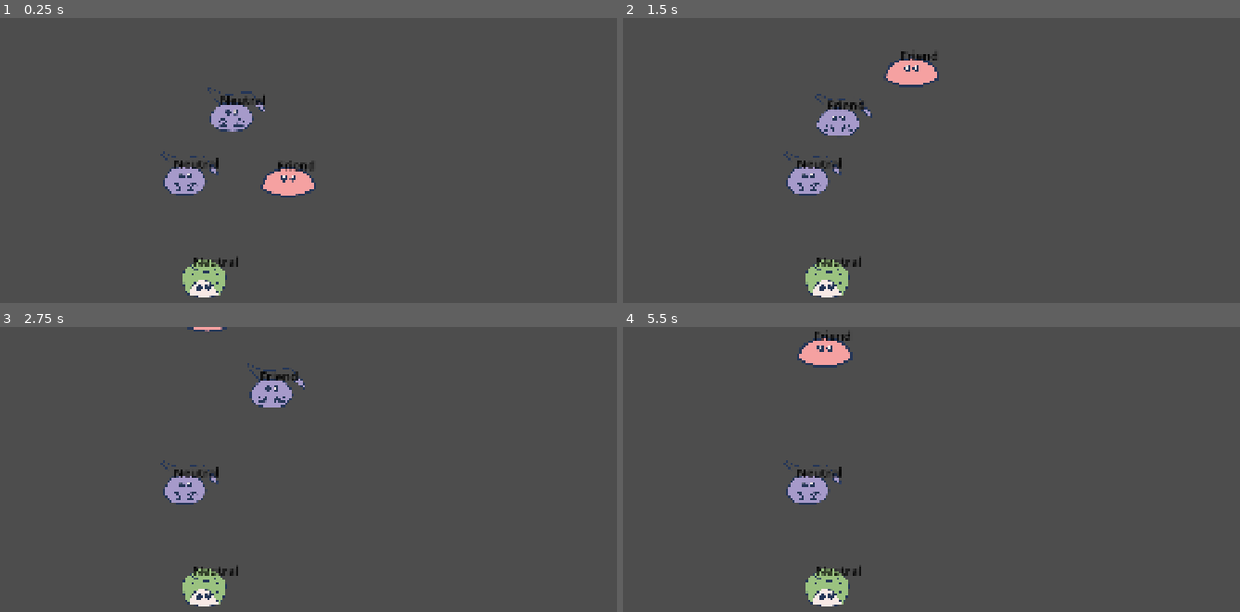
Above: before the commit, frames 1-4 (two rows, left to right).
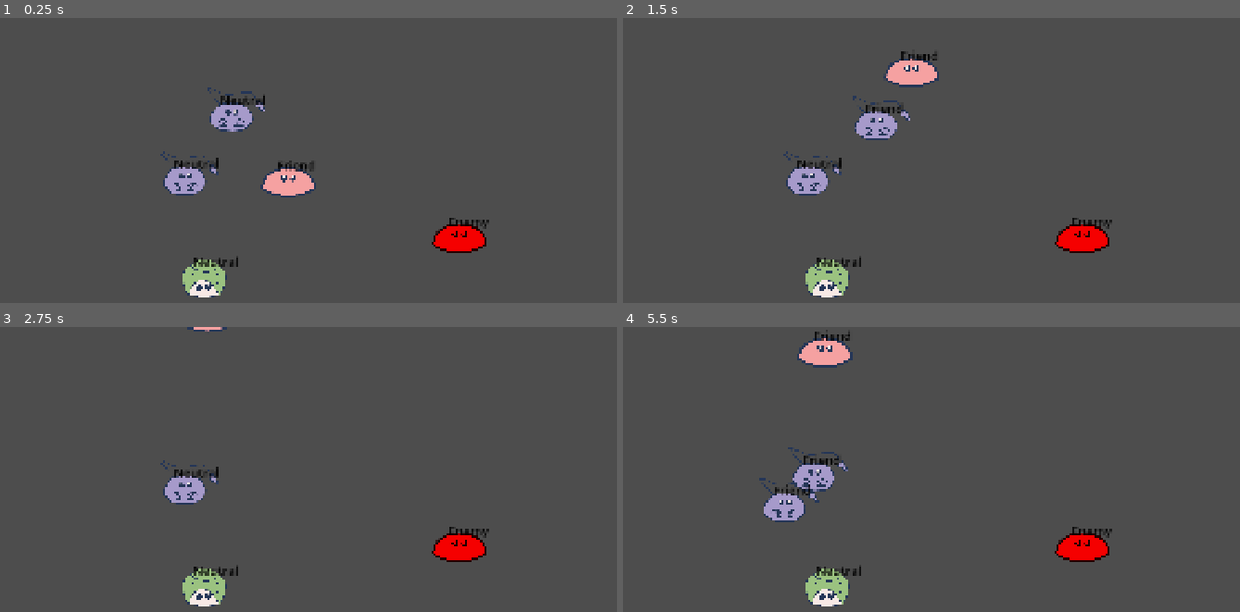
Above: after the commit, the same moments.

Repository: rinevard/SwarmSurge
Game: Godot game, scene res://scenes/main.tscn
Same seed, same stepped clock (60 frames per second), same inputs: the game is played once before the commit and once after it.
Inputs:
- Up to frame 1 (0.25 s): no input
- Up to frame 2 (1.5 s): tap Enter at 0.5 s; hold W (up) from 0.53 s (still down)
- Up to frame 3 (2.75 s): release W (up) at 2.03 s; hold A (left) from 2.03 s (still down)
- Up to frame 4 (5.5 s): release A (left) at 3.53 s; hold S (down) 3.53-4.28 s; hold D (right) 4.28-5.03 s; hold W (up) from 5.03 s (still down)

The runs differ from the first frame. In frame 1, 0.8% of the frame differs, in the area x 69-80%, y 70-83%; in frame 2, 2.1%; in frame 3, 1.5%; in frame 4, 2.3%, in the area x 22-80%, y 42-83%.

Commit message:
子弹射击

Diff:
--- a/scenes/creatures/base_creature.tscn
+++ b/scenes/creatures/base_creature.tscn
@@ -33,3 +33,6 @@
 [connection signal="area_entered" from="NeutralCreatureDetector" to="NeutralCreatureDetector" method="_on_area_entered"]
 [connection signal="neutral_creature_detected" from="NeutralCreatureDetector" to="." method="_on_neutral_creature_detected"]
 [connection signal="area_entered" from="OpponentDetector" to="OpponentDetector" method="_on_area_entered"]
+[connection signal="area_exited" from="OpponentDetector" to="OpponentDetector" method="_on_area_exited"]
+[connection signal="opponent_creature_detected" from="OpponentDetector" to="." method="_on_opponent_creature_detected"]
+[connection signal="opponent_creature_exited" from="OpponentDetector" to="." method="_on_opponent_creature_exited"]
--- a/scenes/creatures/enemy_master.tscn
+++ b/scenes/creatures/enemy_master.tscn
@@ -1,8 +1,18 @@
-[gd_scene load_steps=4 format=3 uid="uid://betv6hrnya64x"]
+[gd_scene load_steps=7 format=3 uid="uid://betv6hrnya64x"]
 
 [ext_resource type="PackedScene" uid="uid://b031ffqlibkfg" path="res://scenes/creatures/base_creature.tscn" id="1_s0yiq"]
 [ext_resource type="Script" uid="uid://f4wyb40jr5e1" path="res://scripts/creatures/enemy_master.gd" id="2_y5iur"]
 [ext_resource type="Texture2D" uid="uid://baidxml36re64" path="res://assets/art/creatures.png" id="3_enc81"]
+
+[sub_resource type="CircleShape2D" id="CircleShape2D_enc81"]
+radius = 100.0
+
+[sub_resource type="CircleShape2D" id="CircleShape2D_lhcut"]
+radius = 200.0
+
+[sub_resource type="CapsuleShape2D" id="CapsuleShape2D_enc81"]
+radius = 36.0
+height = 136.0
 
 [node name="EnemyMaster" instance=ExtResource("1_s0yiq")]
 script = ExtResource("2_y5iur")
@@ -15,3 +25,13 @@
 texture = ExtResource("3_enc81")
 region_enabled = true
 region_rect = Rect2(119, 886, 567, 316)
+
+[node name="CollisionShape2D" type="CollisionShape2D" parent="NeutralCreatureDetector" index="0"]
+shape = SubResource("CircleShape2D_enc81")
+
+[node name="CollisionShape2D" type="CollisionShape2D" parent="OpponentDetector" index="0"]
+shape = SubResource("CircleShape2D_lhcut")
+
+[node name="CollisionShape2D" type="CollisionShape2D" parent="GroupDetectedArea" index="0"]
+rotation = 1.57079
+shape = SubResource("CapsuleShape2D_enc81")
--- a/scenes/game.tscn
+++ b/scenes/game.tscn
@@ -1,11 +1,14 @@
-[gd_scene load_steps=5 format=3 uid="uid://c1r25yahmaosa"]
+[gd_scene load_steps=7 format=3 uid="uid://c1r25yahmaosa"]
 
+[ext_resource type="Script" uid="uid://q3i5mc3m878" path="res://scripts/game.gd" id="1_iywne"]
 [ext_resource type="PackedScene" uid="uid://cxgtvurlejghu" path="res://scenes/creatures/swarm_master.tscn" id="1_yqjtg"]
 [ext_resource type="PackedScene" uid="uid://ditlm5gtv4akf" path="res://scenes/creatures/scorpion.tscn" id="2_lnu2h"]
 [ext_resource type="PackedScene" uid="uid://cml547fqhdb8g" path="res://scenes/creatures/turtle.tscn" id="3_lnu2h"]
 [ext_resource type="Script" uid="uid://ba353gqvka8" path="res://scripts/bullet_handler.gd" id="4_lbhrr"]
+[ext_resource type="PackedScene" uid="uid://betv6hrnya64x" path="res://scenes/creatures/enemy_master.tscn" id="5_p57ef"]
 
 [node name="Game" type="Node2D"]
+script = ExtResource("1_iywne")
 
 [node name="Creatures" type="Node2D" parent="."]
 
@@ -21,6 +24,9 @@
 [node name="Scorpion2" parent="Creatures" instance=ExtResource("2_lnu2h")]
 position = Vector2(793, 255)
 
+[node name="EnemyMaster" parent="Creatures" instance=ExtResource("5_p57ef")]
+position = Vector2(1384, 571)
+
 [node name="BulletHandler" type="Node2D" parent="."]
 script = ExtResource("4_lbhrr")
 metadata/_edit_lock_ = true
--- a/scripts/bullet_handler.gd
+++ b/scripts/bullet_handler.gd
@@ -2,5 +2,6 @@
 class_name BulletHandler
 
 func create_bullet(p_global_position: Vector2, p_velocity: Vector2, p_group: Global.GROUP) -> void:
+	print("create bullet!")
 	var bullet: ScorpBullet = ScorpBullet.new_bullet(p_global_position, p_velocity, p_group)
 	add_child(bullet)
--- a/scripts/creatures/base_creature.gd
+++ b/scripts/creatures/base_creature.gd
@@ -20,30 +20,20 @@
 		# 中立阵营不检测
 		Global.GROUP.NEUTRAL:
 			neutral_creature_detector.set_deferred("monitoring", false)
-			_update_opponent_detector_by_group(group)
-			_update_detected_area_by_group(group)
+			_update_opponent_detector_by_group()
+			_update_detected_area_by_group()
 		Global.GROUP.FRIEND:
 			neutral_creature_detector.set_deferred("monitoring", true)
-			_update_opponent_detector_by_group(group)
-			_update_detected_area_by_group(group)
+			_update_opponent_detector_by_group()
+			_update_detected_area_by_group()
 		Global.GROUP.ENEMY:
 			neutral_creature_detector.set_deferred("monitoring", true)
-			_update_opponent_detector_by_group(group)
-			_update_detected_area_by_group(group)
+			_update_opponent_detector_by_group()
+			_update_detected_area_by_group()
 
-## 把中立阵营的 creature 加入自己的聚落中
-func _on_neutral_creature_detected(creature: BaseCreature) -> void:
-	if group == Global.GROUP.NEUTRAL:
-		return
-	if swarm_master:
-		# 老大有人来了喵
-		swarm_master.add_swarm_part(creature)
-	else:
-		creature.update_group(group, self)
-
-func _update_opponent_detector_by_group(p_group: Global.GROUP) -> void:
+func _update_opponent_detector_by_group() -> void:
 	# 2: neutral, 5: friend, 6: enemy
-	match p_group:
+	match group:
 		Global.GROUP.NEUTRAL:
 			# 中立没有敌人
 			opponent_detector.set_deferred("monitoring", false)
@@ -63,7 +53,7 @@
 			opponent_detector.call_deferred("set_collision_mask_value", 5, true)
 			opponent_detector.call_deferred("set_collision_mask_value", 6, false)
 
-func _update_detected_area_by_group(p_group: Global.GROUP) -> void:
+func _update_detected_area_by_group() -> void:
 	# 2: neutral, 5: friend, 6: enemy
 	match group:
 		Global.GROUP.NEUTRAL:
@@ -94,3 +84,30 @@
 	if (bullet.group == Global.GROUP.ENEMY and group == Global.GROUP.FRIEND) \
 		or (bullet.group == Global.GROUP.FRIEND and group == Global.GROUP.ENEMY):
 		print("bullet hit me! I am " + name + "!")
+
+## 把中立阵营的 creature 加入自己的聚落中
+func _on_neutral_creature_detected(creature: BaseCreature) -> void:
+	if group == Global.GROUP.NEUTRAL:
+		return
+	if swarm_master:
+		# 老大有人来了喵
+		swarm_master.add_swarm_part(creature)
+	else:
+		creature.update_group(group, self)
+
+func _on_opponent_creature_detected(creature: BaseCreature) -> void:
+	if group == Global.GROUP.NEUTRAL:
+		return
+	# 只加入敌对势力
+	if (creature.group == Global.GROUP.ENEMY and group == Global.GROUP.FRIEND) \
+		or (creature.group == Global.GROUP.FRIEND and group == Global.GROUP.ENEMY):
+			if swarm_master:
+				# 老大有敌人喵
+				swarm_master.add_enemy(creature)
+
+func _on_opponent_creature_exited(creature: BaseCreature) -> void:
+	if (creature.group == Global.GROUP.ENEMY and group == Global.GROUP.FRIEND) \
+		or (creature.group == Global.GROUP.FRIEND and group == Global.GROUP.ENEMY):
+			if swarm_master:
+				# 老大敌人走了喵
+				swarm_master.remove_enemy(creature)
--- a/scripts/creatures/enemy_master.gd
+++ b/scripts/creatures/enemy_master.gd
@@ -2,9 +2,96 @@
 class_name EnemyMaster
 
 var speed: float = 300.0
+var swarm_parts: Array[BaseCreature] = []
+var neighbor_enemies: Dictionary[BaseCreature, int] = {} # int 表示计数次数
+var velocity: Vector2 = Vector2.ZERO
+var time_to_last_activation: float = 0.0
+
+const ACTIVATION_INTERVAL: float = 3.0
+const ACTIVATION_STEP: float = 150.0
+const ACTIVATION_BATCH_INTERVAL: float = 0.3
 
 func _ready() -> void:
 	update_group(Global.GROUP.ENEMY, self)
 
 func _physics_process(delta: float) -> void:
 	tmp_update_label()
+
+	#region 激活
+	time_to_last_activation += delta
+	if time_to_last_activation >= ACTIVATION_INTERVAL:
+		_activate_swarm()
+		time_to_last_activation = 0.0
+	#endregion
+
+func _activate_swarm() -> void:
+	_activate_self()
+	# 记录当前激活时刻的副兽数组
+	var parts_snapshot: Array[BaseCreature] = swarm_parts.duplicate()
+	if parts_snapshot.is_empty():
+		return
+
+	var master_pos: Vector2 = global_position
+	var step: float = ACTIVATION_STEP
+	var max_distance: float = 0.0
+	var eligible_parts: Array[SwarmPart] = []
+
+	# 预扫描：筛选可激活的副兽并计算最大距离
+	for member in parts_snapshot:
+		if member and is_instance_valid(member) and member is SwarmPart:
+			var part := member as SwarmPart
+			eligible_parts.append(part)
+			var d: float = master_pos.distance_to(part.global_position)
+			if d > max_distance:
+				max_distance = d
+
+	if eligible_parts.is_empty():
+		return
+
+	# 基于最大距离计算需要的分组数量（[0, step), [step, 2*step) ... 最后一组覆盖到最大距离）
+	var num_groups: int = int(floor(max_distance / step)) + 1
+	var activation_groups: Array[Array] = [] # Array[Array[SwarmPart]]
+	activation_groups.resize(num_groups)
+	for i in range(num_groups):
+		activation_groups[i] = []
+
+	# 构建二维激活顺序数组
+	for part in eligible_parts:
+		if part and is_instance_valid(part):
+			var d: float = master_pos.distance_to(part.global_position)
+			var idx: int = int(floor(d / step))
+			idx = clamp(idx, 0, num_groups - 1)
+			activation_groups[idx].append(part)
+
+	# 依次激活每一组，组间间隔一定时间
+	for batch in activation_groups:
+		if batch.size() == 0:
+			continue
+		for part in batch:
+			if part and is_instance_valid(part):
+				part.activate(neighbor_enemies.keys())
+		await get_tree().create_timer(ACTIVATION_BATCH_INTERVAL).timeout
+
+func _activate_self() -> void:
+	pass
+
+func add_swarm_part(swarm_part: BaseCreature) -> void:
+	swarm_parts.append(swarm_part)
+	swarm_part.update_group(Global.GROUP.FRIEND, self)
+
+func remove_swarm_part(swarm_part: BaseCreature) -> void:
+	swarm_parts.erase(swarm_part)
+	swarm_part.update_group(Global.GROUP.NEUTRAL, null)
+
+func add_enemy(creature: BaseCreature) -> void:
+	if neighbor_enemies.has(creature):
+		neighbor_enemies[creature] += 1
+	else:
+		neighbor_enemies[creature] = 1
+
+func remove_enemy(creature: BaseCreature) -> void:
+	if not neighbor_enemies.has(creature):
+		return
+	neighbor_enemies[creature] -= 1
+	if neighbor_enemies[creature] <= 0:
+		neighbor_enemies.erase(creature)
--- a/scripts/creatures/neutral_creature_detector.gd
+++ b/scripts/creatures/neutral_creature_detector.gd
@@ -5,7 +5,6 @@
 
 ## detector检测到detectedarea后，找到其父亲检查是否是中立creature，如果是则发信号给自己归属的 creature。
 func _on_area_entered(area: Area2D) -> void:
-	print("area entered")
 	var creature = area.get_parent()
 	if creature is BaseCreature:
 		if creature.group == Global.GROUP.NEUTRAL:
--- a/scripts/creatures/scorpion.gd
+++ b/scripts/creatures/scorpion.gd
@@ -1,6 +1,20 @@
 extends SwarmPart
 class_name Scorpion
 
-## override
-func activate() -> void:
-	print("scorpion activated!")
+var bullet_speed: float = 600.0
+
+## override, 索敌发射子弹
+func activate(enemies: Array[BaseCreature]) -> void:
+	print(enemies)
+	var nearest_enemy: BaseCreature = null
+	var nearest_enemy_distance: float = INF
+	for enemy in enemies:
+		var distance: float = global_position.distance_to(enemy.global_position)
+		if distance < nearest_enemy_distance:
+			nearest_enemy = enemy
+			nearest_enemy_distance = distance
+
+	print("nearest_enemy: ", nearest_enemy)
+	if nearest_enemy:
+		if Global.bullet_handler:
+			Global.bullet_handler.create_bullet(global_position, (nearest_enemy.global_position - global_position).normalized() * bullet_speed, Global.GROUP.FRIEND)
--- a/scripts/creatures/swarm_master.gd
+++ b/scripts/creatures/swarm_master.gd
@@ -3,6 +3,7 @@
 
 var speed: float = 300.0
 var swarm_parts: Array[BaseCreature] = []
+var neighbor_enemies: Dictionary[BaseCreature, int] = {} # int 表示计数次数
 var velocity: Vector2 = Vector2.ZERO
 var time_to_last_activation: float = 0.0
 
@@ -16,11 +17,14 @@
 func _physics_process(delta: float) -> void:
 	tmp_update_label()
 
+	#region 激活
 	time_to_last_activation += delta
 	if time_to_last_activation >= ACTIVATION_INTERVAL:
 		_activate_swarm()
 		time_to_last_activation = 0.0
+	#endregion
 
+	#region 移动
 	var direction = Vector2.ZERO
 
 	if Input.is_action_pressed("left"):
@@ -34,9 +38,10 @@
 
 	velocity = direction.normalized() * speed
 	position += velocity * delta
+	#endregion
 
 func _activate_swarm() -> void:
-	_activate()
+	_activate_self()
 	# 记录当前激活时刻的副兽数组
 	var parts_snapshot: Array[BaseCreature] = swarm_parts.duplicate()
 	if parts_snapshot.is_empty():
@@ -61,7 +66,7 @@
 
 	# 基于最大距离计算需要的分组数量（[0, step), [step, 2*step) ... 最后一组覆盖到最大距离）
 	var num_groups: int = int(floor(max_distance / step)) + 1
-	var activation_groups: Array[Array] = []
+	var activation_groups: Array[Array] = [] # Array[Array[SwarmPart]]
 	activation_groups.resize(num_groups)
 	for i in range(num_groups):
 		activation_groups[i] = []
@@ -80,11 +85,10 @@
 			continue
 		for part in batch:
 			if part and is_instance_valid(part):
-				part.activate()
+				part.activate(neighbor_enemies.keys())
 		await get_tree().create_timer(ACTIVATION_BATCH_INTERVAL).timeout
 
-
-func _activate() -> void:
+func _activate_self() -> void:
 	pass
 
 func add_swarm_part(swarm_part: BaseCreature) -> void:
@@ -94,3 +98,16 @@
 func remove_swarm_part(swarm_part: BaseCreature) -> void:
 	swarm_parts.erase(swarm_part)
 	swarm_part.update_group(Global.GROUP.NEUTRAL, null)
+
+func add_enemy(creature: BaseCreature) -> void:
+	if neighbor_enemies.has(creature):
+		neighbor_enemies[creature] += 1
+	else:
+		neighbor_enemies[creature] = 1
+
+func remove_enemy(creature: BaseCreature) -> void:
+	if not neighbor_enemies.has(creature):
+		return
+	neighbor_enemies[creature] -= 1
+	if neighbor_enemies[creature] <= 0:
+		neighbor_enemies.erase(creature)
--- a/scripts/creatures/swarm_part.gd
+++ b/scripts/creatures/swarm_part.gd
@@ -7,8 +7,10 @@
 const MIN_SPEED: float = 80.0
 const MAX_FORCE: float = 800.0
 
+# TODO: 这些参数应该根据聚落大小动态调整, 当 master 获取了新生物就可以调整
+# 另一个思路是这些移动变量全都由 master 管理, 一个聚落里一个 master 管理本聚落的移动变量
 const PERCEPTION_RADIUS: float = 300.0 # 把本距离内的生物视作邻居
-const SEPARATION_RADIUS: float = 150.0 # 相邻生物应当尽量保持本距离
+const SEPARATION_RADIUS: float = 120.0 # 相邻生物应当尽量保持本距离
 
 const WEIGHT_SEPARATION: float = 5.0
 const WEIGHT_KEEP_DISTANCE: float = 3.0
@@ -35,7 +37,7 @@
 
 	position += velocity * delta
 
-func activate() -> void:
+func activate(_enemies: Array[BaseCreature]) -> void:
 	print(name + " is activated!")
 
 #region 聚落移动
--- a/scripts/creatures/turtle.gd
+++ b/scripts/creatures/turtle.gd
@@ -2,5 +2,5 @@
 class_name Turtle
 
 ## override
-func activate() -> void:
+func activate(enemies: Array[BaseCreature]) -> void:
 	print("turtle activated!")
--- /dev/null
+++ b/scripts/game.gd
@@ -0,0 +1,7 @@
+extends Node2D
+class_name Game
+
+@onready var bullet_handler: BulletHandler = $BulletHandler
+
+func _ready() -> void:
+	Global.reset_game_data(self)
--- a/scripts/globals/global.gd
+++ b/scripts/globals/global.gd
@@ -5,3 +5,8 @@
 	ENEMY,
 	NEUTRAL
 }
+
+var bullet_handler: BulletHandler = null
+
+func reset_game_data(game: Game) -> void:
+	bullet_handler = game.bullet_handler
--- a/scripts/main.gd
+++ b/scripts/main.gd
@@ -1,4 +1 @@
 extends Node2D
-
-func _process(delta: float) -> void:
-	print("fps: ", Engine.get_frames_per_second())
--- a/scripts/opponent_detector.gd
+++ b/scripts/opponent_detector.gd
@@ -1,11 +1,18 @@
 extends Area2D
 class_name OpponentDetector
 
-signal non_neutral_creature_detected(creature: BaseCreature)
+signal opponent_creature_detected(creature: BaseCreature)
+signal opponent_creature_exited(creature: BaseCreature)
 
 ## 检测到detectedarea后，找到其父亲检查是否中立，如果不是中立则发信号给自己归属的 creature。
 func _on_area_entered(area: Area2D) -> void:
 	var creature = area.get_parent()
 	if creature is BaseCreature:
 		if creature.group != Global.GROUP.NEUTRAL:
-			non_neutral_creature_detected.emit(creature)
+			opponent_creature_detected.emit(creature)
+
+func _on_area_exited(area: Area2D) -> void:
+	var creature = area.get_parent()
+	if creature is BaseCreature:
+		if creature.group != Global.GROUP.NEUTRAL:
+			opponent_creature_exited.emit(creature)
Not shown, added: scripts/game.gd.uid
